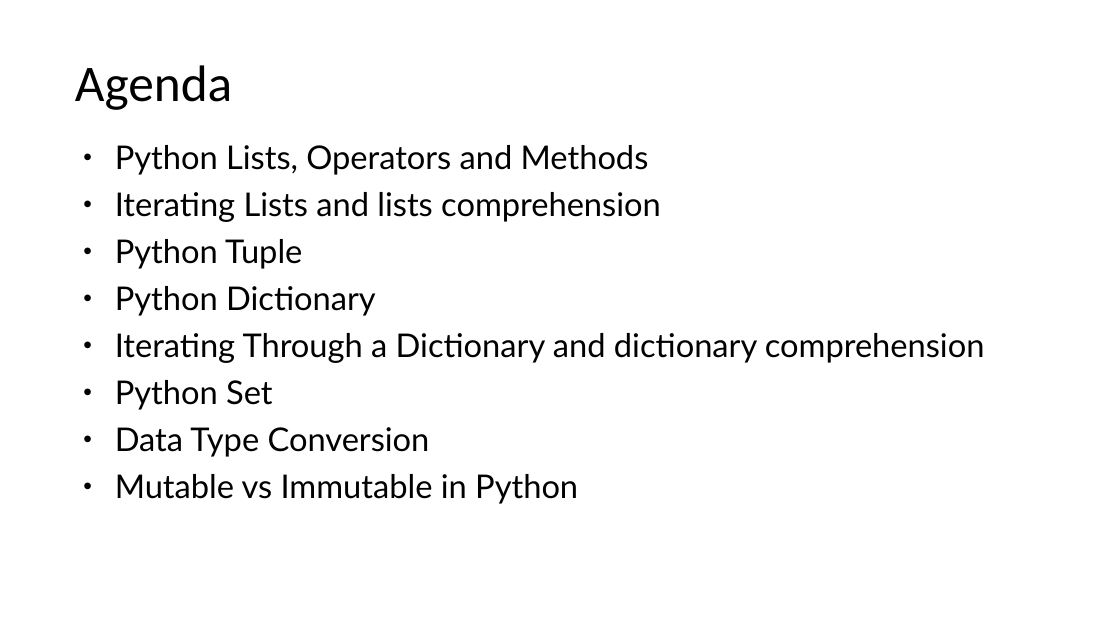
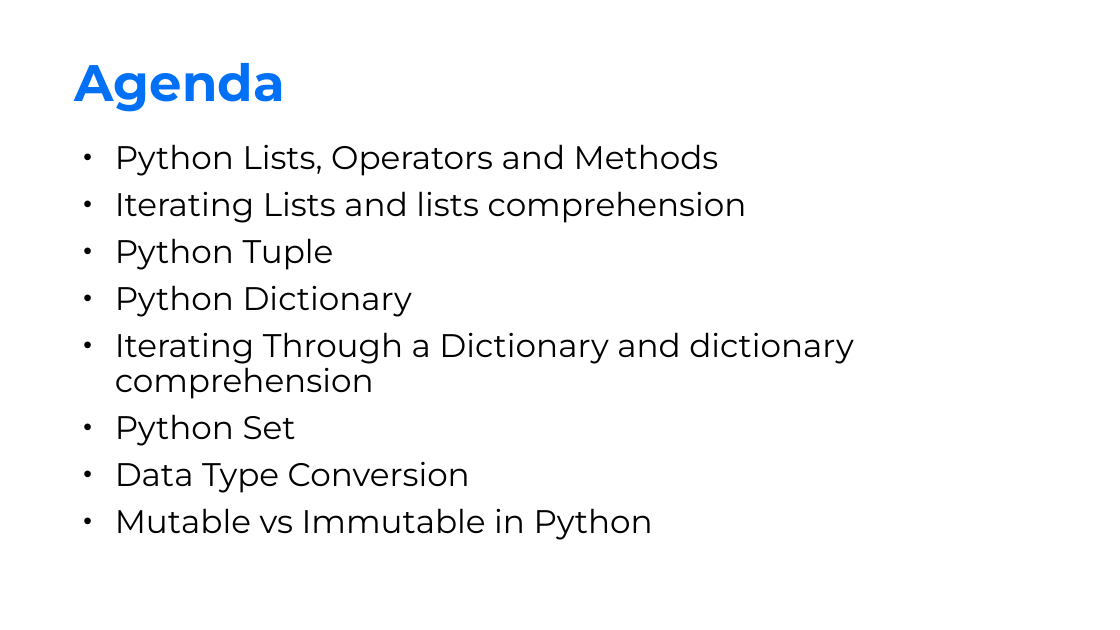
Before and after one commit to Spax04/PythonCourse, a slide deck: slide 3 of basic_new/Module 02 - Python basic types.pptx. Drawn at 1120x630 pixels with LibreOffice and Linux fonts; fonts in the diff are those of the drawing; background and template pictures are left out. Boxes give left, top, right and bottom in pixels: in the first picture for what was removed or moved away, otherwise in the second. Text is boxed around its words. In the diff, an @@ line names an element or a change of style, - is before the commit and + after.

```diff
--- a/basic_new/Module 02 - Python basic types.pptx
+++ b/basic_new/Module 02 - Python basic types.pptx
@@ title "Agenda" at box(75, 63, 285, 112): font Calibri to Montserrat, text colour #000000 to #0071F6, bold on @@
@@ text "Python Lists, Operators and Methods" at box(115, 144, 853, 540): font Lato to Montserrat @@
```
Also in this commit, not shown: 59 other slides changed, 16 other files.
